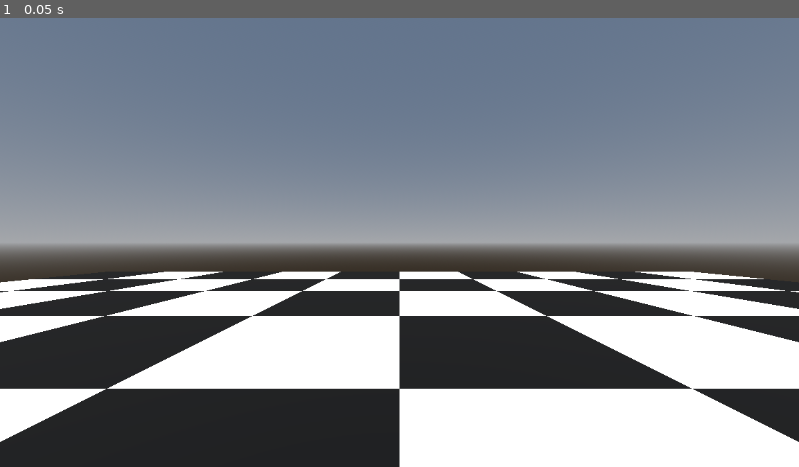
Above: before the commit, frame 1.
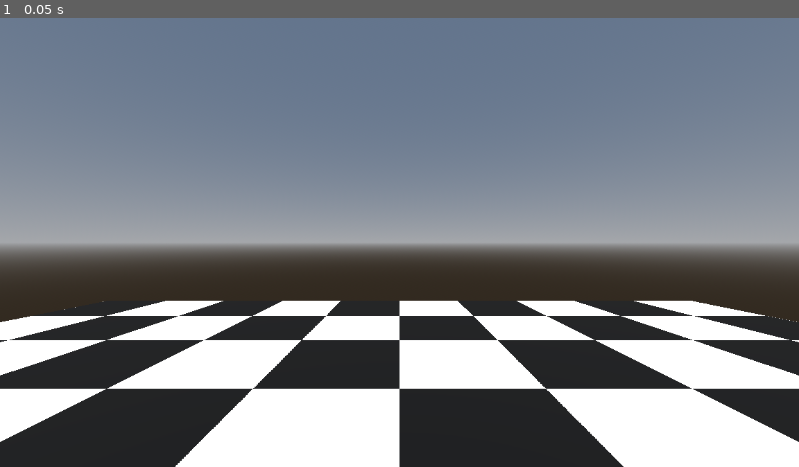
Above: after the commit, the same moment.

Repository: noahanderson0414/game_jam
Game: Godot game, scene res://src/scenes/root.tscn
Two runs of this game, one before a commit and one after it. Both use one fixed random seed, a clock stepped at 60 frames per second and the inputs below.
Inputs:
- Up to frame 1 (0.05 s): no input

The runs differ from the first frame. In frame 1, 20% of the frame differs, in the area x 0-100%, y 56-100%.

Commit message:
Move platform to world origin

Diff:
--- a/src/scenes/test_scene.tscn
+++ b/src/scenes/test_scene.tscn
@@ -31,7 +31,6 @@
 transform = Transform3D(0.8660254, 0.4698463, -0.17101008, 0, 0.34202015, 0.9396926, 0.5, -0.81379765, 0.29619813, 0, 0, 0)
 
 [node name="Floor" type="StaticBody3D" parent="WorldEnvironment"]
-transform = Transform3D(1, 0, 0, 0, 1, 0, 0, 0, 1, 0, -0.5, 0)
 
 [node name="CollisionShape3D" type="CollisionShape3D" parent="WorldEnvironment/Floor"]
 shape = SubResource("WorldBoundaryShape3D_xshpu")
@@ -40,3 +39,4 @@
 mesh = SubResource("PlaneMesh_wgtlw")
 
 [node name="Camera3D" type="Camera3D" parent="."]
+transform = Transform3D(1, 0, 0, 0, 1, 0, 0, 0, 1, 0, 1, 0)
